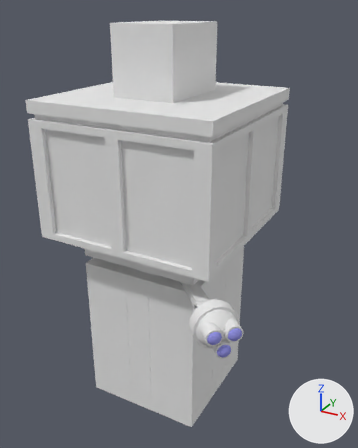
The Blender file Assets/models/cave/room02/room02f_miner_alt01.blend as it was, and as the next commit left it.
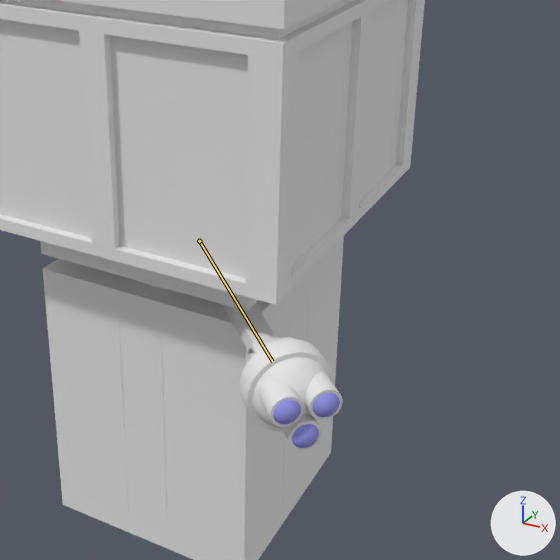
There are two pictures of each version: one whole from a 50 mm lens placed at (5.67, -9.75, 2.01), pointed at (0.59, -0.51, -2.61), one close up on the part from 18% to 100% of the width and 27% to 93% of the height. The axes (+X, +Y, +Z) are drawn at lower right. The lights are the same throughout. Both versions are drawn at frame 61 of the action 'miner01_neck_s_e_s'; the numbers are the values there. The bones that change are drawn over the model as lines in the close-ups.

The first close-up shows 'arms_lower.E', 'arms_lower.S', 'arms_upper.S', 'body_bottom', 'body_top', 'collection_area', 'eye.000', 'eye.001', 'eye.002', 'head_ball', 'head_rim', 'iris.000', 'iris.001', 'iris.002', 'neck', 'neck_joint'.
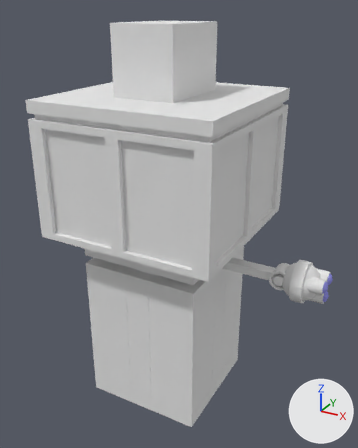
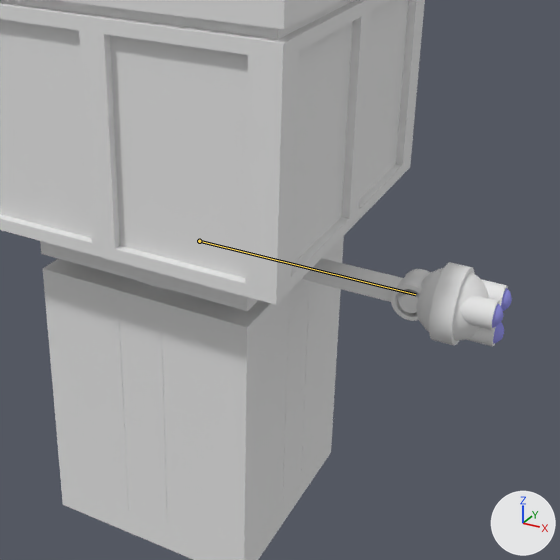
Changed parts and their boxes [x1, y1, x2, y2] in the close-ups (560 x 560 px):
'head_rim', posed (51% narrower, 11% shorter): before [240, 339, 335, 432]; after [429, 262, 475, 345]
'head_ball', posed: before [252, 357, 329, 429]; after [416, 268, 489, 341]
'neck', posed: before [222, 304, 277, 347]; after [302, 258, 408, 302]
'eye.001', posed: before [259, 380, 304, 427]; after [460, 296, 500, 330]
'neck_joint', posed: before [246, 337, 293, 363]; after [391, 269, 431, 321]
'eye.002', posed: before [305, 372, 343, 420]; after [482, 280, 508, 306]
'eye.000', posed: before [281, 414, 322, 451]; after [466, 327, 496, 346]
'iris.001', posed: before [273, 400, 301, 424]; after [492, 304, 503, 328]
'iris.002', posed: before [313, 393, 340, 417]; after [501, 288, 512, 311]
'iris.000', posed: before [292, 424, 319, 448]; after [493, 323, 504, 344]
'arms_upper.E', unchanged, uncovered by the edit: before [288, 292, 309, 342]; after [286, 292, 309, 409]
bone 'neck', root to tip: before (199, 241) to (272, 361); after (199, 241) to (415, 294)

What the commit changed:
Bone 'neck' (bone_neck) turns from (0, 0, 45) to (0, 0, 90) degrees about its own x, y and z.
